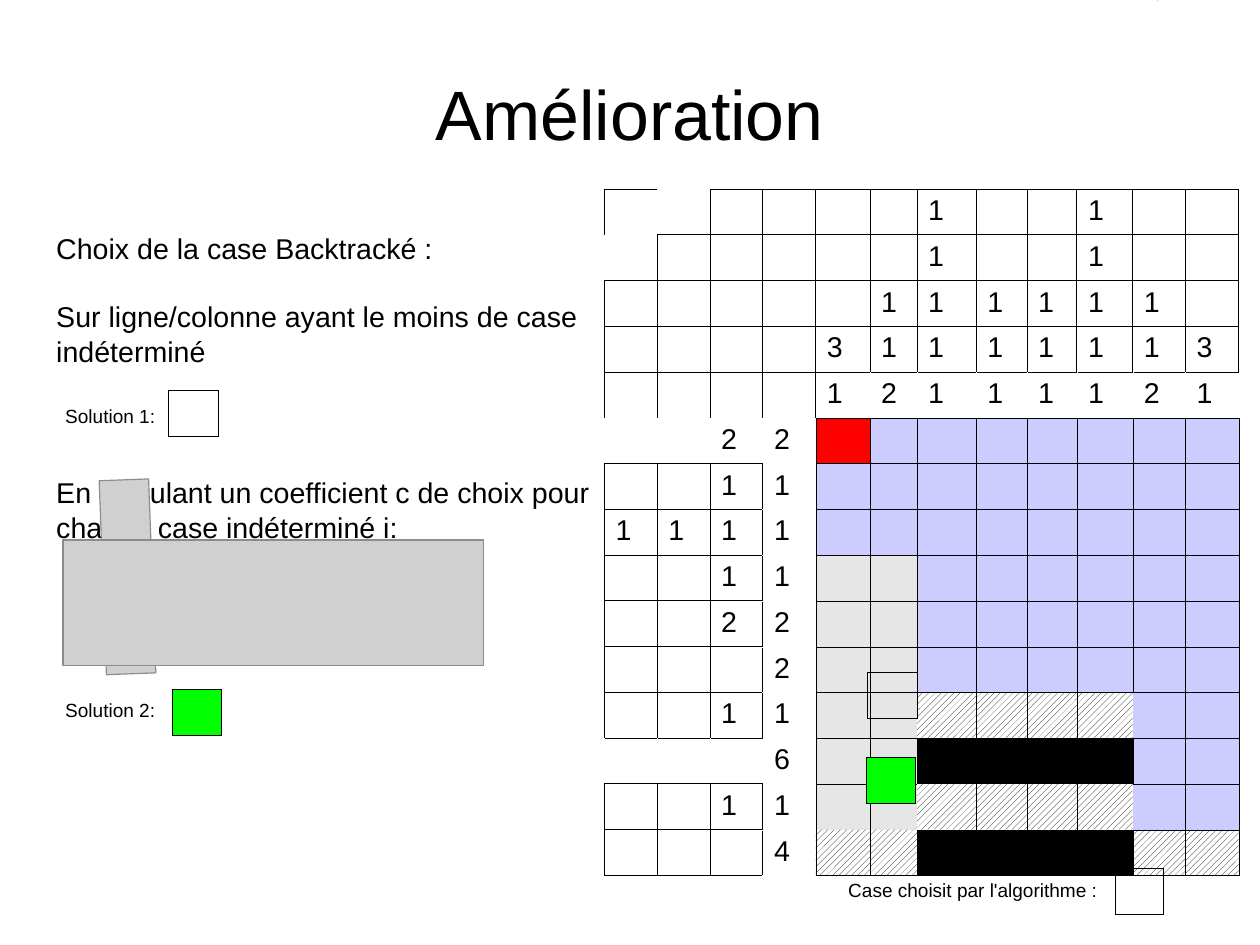
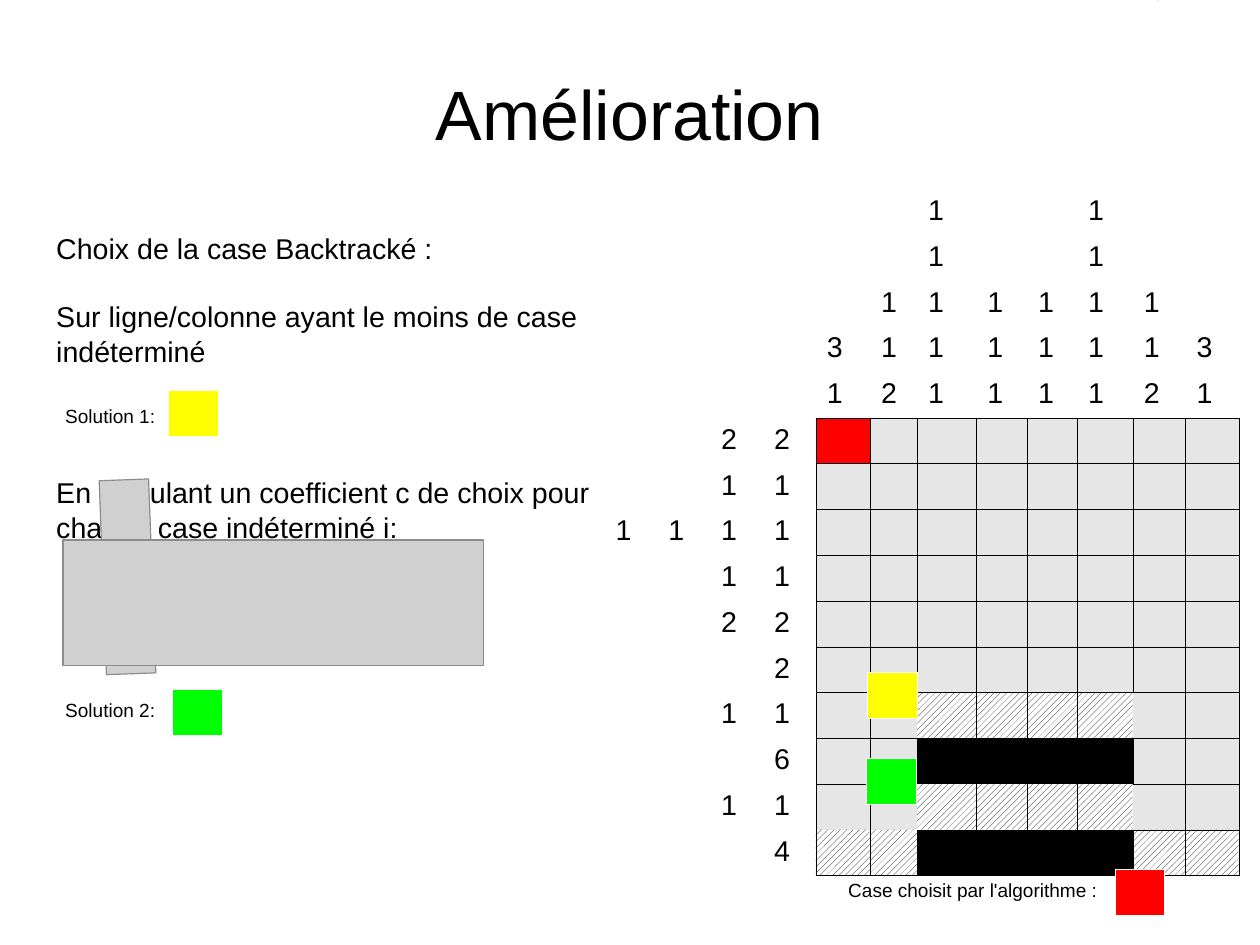
Before and after one commit to benaisc/Picross, a slide deck: slide 39 of presentation.odp (slide 38 before the commit). Drawn at 1260x945 pixels with LibreOffice and Linux fonts; fonts in the diff are those of the drawing; grey boxes stand for pictures. Boxes give left, top, right and bottom in pixels: in the first picture for what was removed or moved away, otherwise in the second. Text is boxed around its words. In the diff, an @@ line names an element or a change of style, - is before the commit and + after.

```diff
--- a/presentation.odp
+++ b/presentation.odp
@@ table at bbox=[605, 189, 1239, 865] @@
@@ fill none to #FFFFFF in 52 cells @@
@@ fill #CCCCFF to #E6E6E6 in 47 cells @@
@@ borders changed @@
@@ table at bbox=[168, 391, 218, 437] @@
@@ borders changed @@
@@ table at bbox=[172, 689, 222, 735] @@
@@ borders changed @@
@@ table at bbox=[868, 672, 918, 718] @@
@@ borders changed @@
@@ table at bbox=[867, 758, 917, 804] @@
@@ borders changed @@
@@ table at bbox=[1116, 869, 1165, 915] @@
@@ borders changed @@
```
Also in this commit, not shown: 4 other slides changed, 1 slide added.
